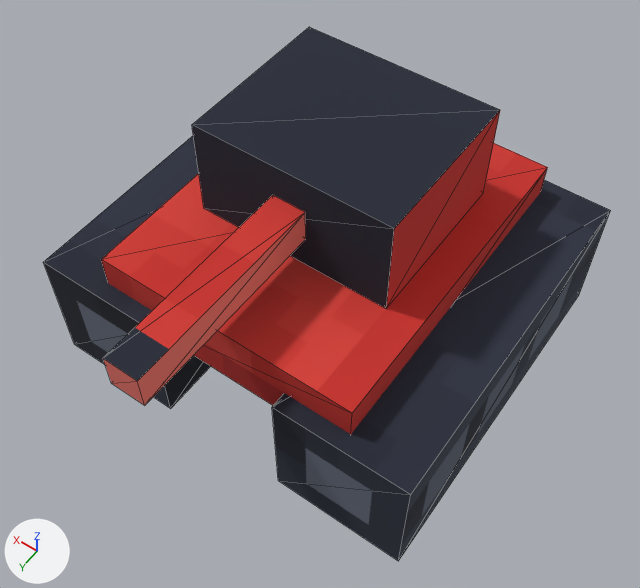
Renders of the glTF model public/assets/models/units/ltank_red.glb from each side of a commit.
One viewpoint serves both versions: a camera (50 mm lens) standing at (-0.594, 0.873, 1.431) and looking at (-0.059, 0.125, 0.255). Lighting does not change. The marker at lower left points along +X, +Y and +Z. The older version comes first. Mesh edges are drawn as thin lines. Vertices at exactly the same position are counted once.

Before the edit, the objects in view are built like this:
```python
me_barrel_rigid_batch = bpy.data.meshes.new('barrel rigid batch')
me_barrel_rigid_batch.from_pydata(...)  # a box spanning x -0.031..0.031, y 0.0..0.375, z 0.0..0.062
me_barrel_rigid_batch.materials.append(mat_paint)  # picture img_paint
me_chassis_rigid_batch = bpy.data.meshes.new('chassis rigid batch')
me_chassis_rigid_batch.from_pydata(...)  # a box spanning x -0.375..-0.125, y -0.344..0.344, z -0.125..0.125; a box spanning x 0.125..0.375, y -0.344..0.344, z -0.125..0.125
me_chassis_rigid_batch.materials.append(mat_paint)  # picture img_paint
me_hull_rigid_batch = bpy.data.meshes.new('hull rigid batch')
me_hull_rigid_batch.from_pydata(...)  # a box spanning x -0.25..0.25, y -0.312..0.312, z 0.0..0.125
me_hull_rigid_batch.materials.append(mat_paint)  # picture img_paint
me_turret_rigid_batch = bpy.data.meshes.new('turret rigid batch')
me_turret_rigid_batch.from_pydata(...)  # a box spanning x -0.188..0.188, y -0.125..0.188, z 0.0..0.188
me_turret_rigid_batch.materials.append(mat_paint)  # picture img_paint
ob_barrel = bpy.data.objects.new('barrel', me_barrel_rigid_batch)
ob_barrel.parent = ob_turret
ob_barrel.location = (0.0, 0.188, 0.0625)
ob_chassis = bpy.data.objects.new('chassis', me_chassis_rigid_batch)
ob_chassis.parent = ob_root
ob_chassis.location = (0.0, 0.0, 0.125)
ob_hull = bpy.data.objects.new('hull', me_hull_rigid_batch)
ob_hull.parent = ob_root
ob_hull.location = (0.0, 0.0, 0.188)
ob_hull.rotation_euler = (0.00117, -0.000763, 0.0)  # degrees (0.1, 0, 0)
ob_turret = bpy.data.objects.new('turret', me_turret_rigid_batch)
ob_turret.parent = ob_hull
ob_turret.location = (0.0, -0.0625, 0.125)
```
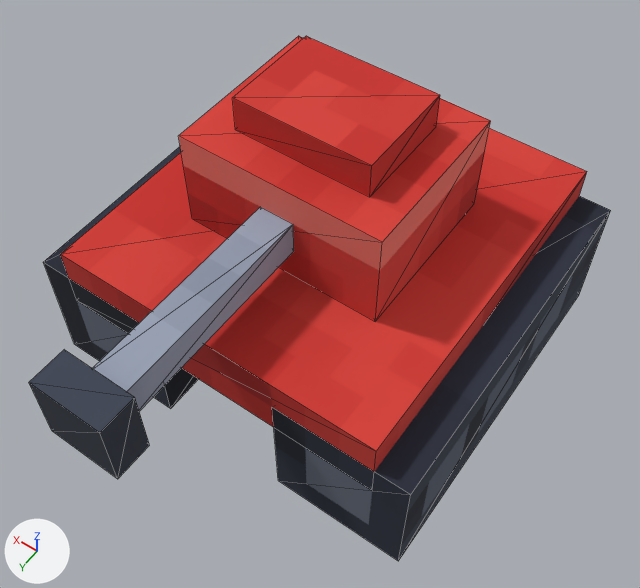
The change, as a diff of the scene's bpy script:
```diff
--- a/public/assets/models/units/ltank_red.glb.py
+++ b/public/assets/models/units/ltank_red.glb.py
@@ me_hull_rigid_batch @@
 # used by ob_hull; parent = ob_root; location = (0.0, 0.0, 0.188); rotation_euler = (0.00117, -0.000763, 0.0), in degrees (0.1, 0, 0)
-me_hull_rigid_batch.from_pydata(...)  # 8 vertices, 12 faces; spans x -0.25..0.25, y -0.312..0.312, z 0.0..0.125
+me_hull_rigid_batch.from_pydata(...)  # 8 vertices, 12 faces; spans x -0.312..0.312, y -0.344..0.344, z 0.0..0.125
+# me_hull_rigid_batch part 1: the whole mesh is scaled about its middle by (1.25, 1.1, 1)
 me_hull_rigid_batch.materials.append(mat_paint)
@@ me_turret_rigid_batch @@
 # used by ob_turret; parent = ob_hull; location = (0.0, -0.0625, 0.125)
-me_turret_rigid_batch.from_pydata(...)  # 8 vertices, 12 faces; spans x -0.188..0.188, y -0.125..0.188, z 0.0..0.188
+me_turret_rigid_batch.from_pydata(...)  # 16 vertices, 22 faces; spans x -0.188..0.188, y -0.156..0.156, z 0.0..0.25
+# me_turret_rigid_batch part 2: the whole mesh is rebuilt
 me_turret_rigid_batch.materials.append(mat_paint)
@@ me_barrel_rigid_batch @@
 # used by ob_barrel; parent = ob_turret; location = (0.0, 0.188, 0.0625)
-me_barrel_rigid_batch.from_pydata(...)  # 8 vertices, 12 faces; spans x -0.031..0.031, y 0.0..0.375, z 0.0..0.062
+me_barrel_rigid_batch.from_pydata(...)  # 16 vertices, 22 faces; spans x -0.062..0.062, y 0.0..0.438, z -0.062..0.062
+# me_barrel_rigid_batch part 3: the whole mesh is rebuilt
 me_barrel_rigid_batch.materials.append(mat_paint)
@@ ob_turret @@
 ob_turret.parent = ob_hull
-ob_turret.location = (0.0, -0.0625, 0.125)
+ob_turret.location = (0.0, 0.0, 0.125)
@@ ob_barrel @@
 ob_barrel.parent = ob_turret
-ob_barrel.location = (0.0, 0.188, 0.0625)
+ob_barrel.location = (0.0, 0.156, 0.0938)
```

Pixel boxes (x1, y1, x2, y2) of what changed, in the pictures (640 x 588 px):
'hull', rescaled (18% wider, 18% taller): before (101, 143, 548, 434); after (60, 128, 587, 471)
'turret', reshaped, moved: before (192, 27, 500, 309); after (179, 36, 491, 322)
'barrel', reshaped, moved (30% wider, 29% taller): before (103, 195, 306, 406); after (29, 207, 294, 479)
